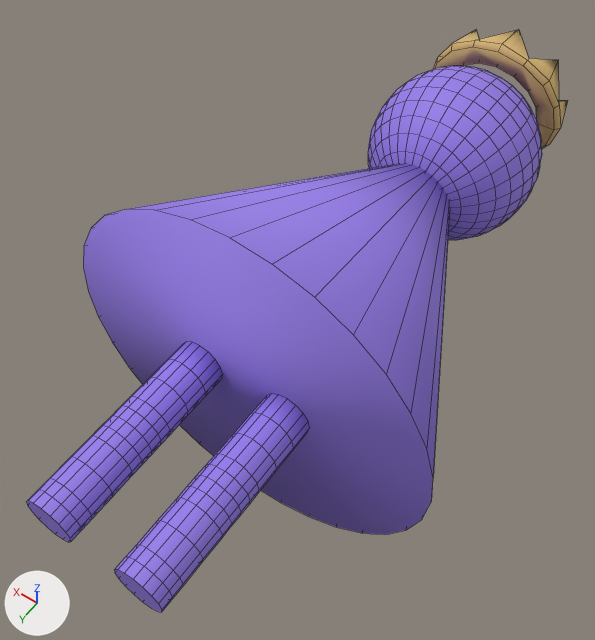
A saved change to the FBX model bin/assets/objects/ida_animated.fbx.
Camera for both pictures: a camera (50 mm lens) standing at (-1.08, 1.44, 2.42) and looking at (0.07, -0.17, -0.12). Every picture has the same lights, and +X, +Y and +Z are marked at lower left. Mesh edges are drawn as thin lines. Where no turn or scale is listed for an object, it has been applied to the vertices.

Names of what the first picture shows: 'Crown', 'Ida'.
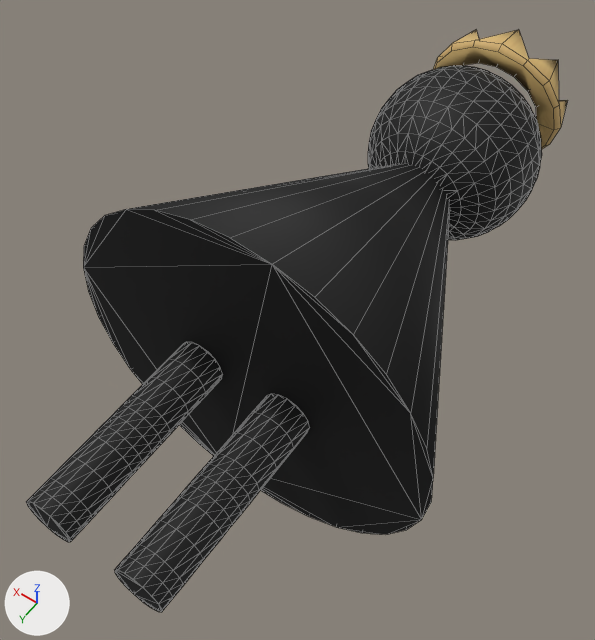
Edits to the bpy script that builds the scene:
```text
Change mat_simplemat:
    mat_simplemat.base_color: (0.307, 0.204, 0.8) -> (0.0, 0.0, 0.0)  # purple #967de7 -> black #000000
```

Changed parts and their boxes (x1, y1, x2, y2) in the pictures (595 x 640 px):
'Ida', recoloured
    both: (26, 66, 542, 612)
